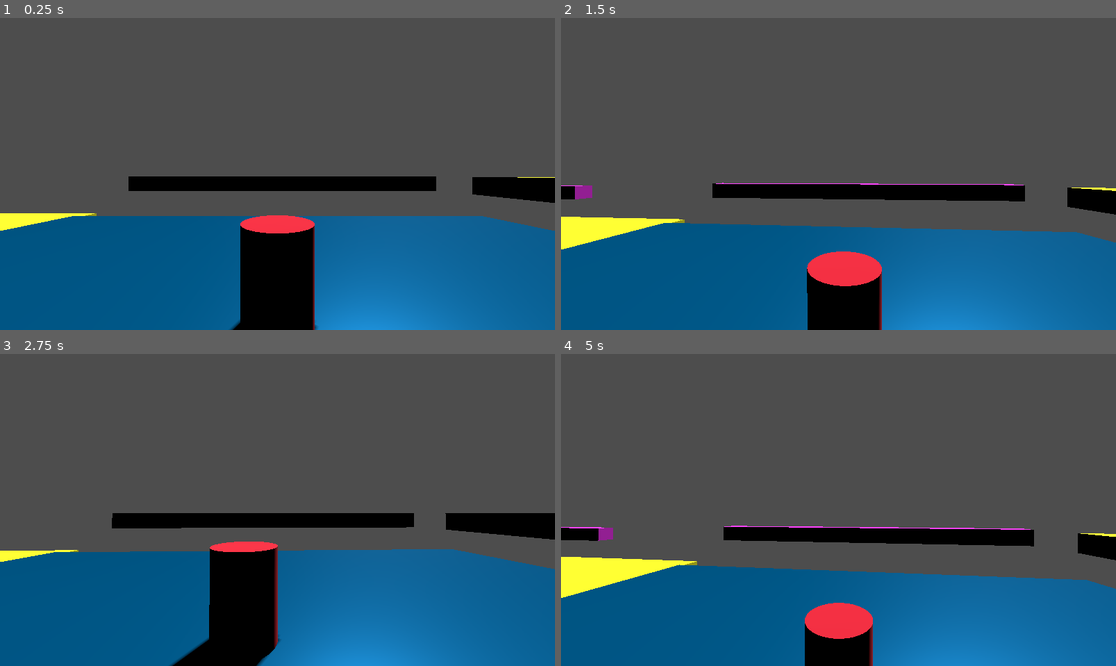
Above: before the commit, frames 1-4 (two rows, left to right).
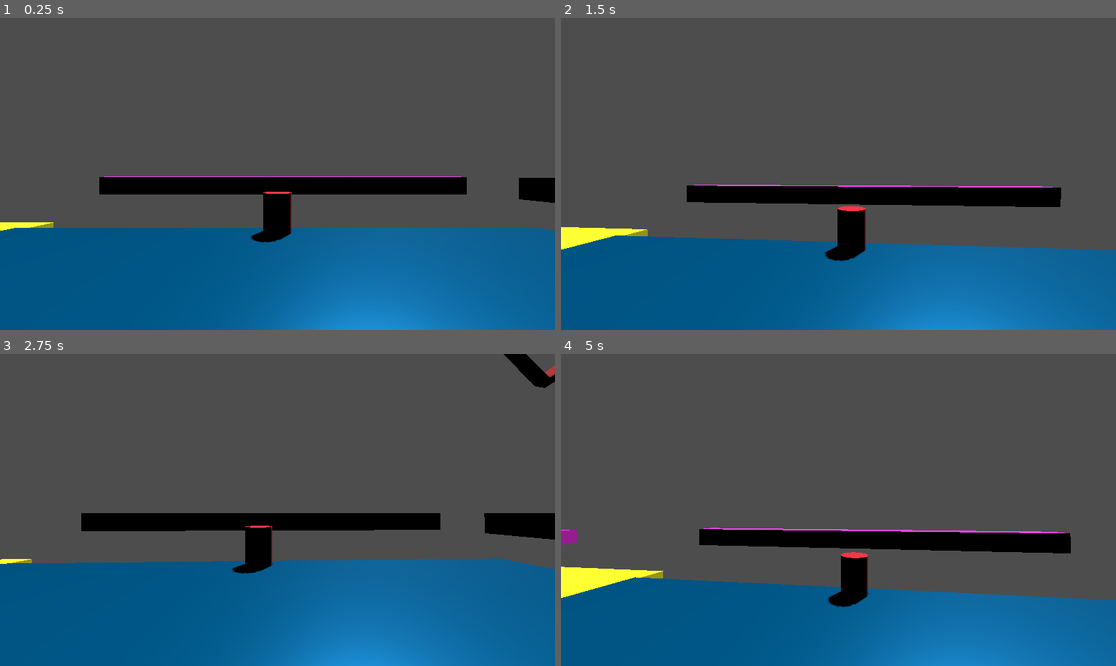
Above: after the commit, the same moments.

Repository: Charlie-Quin/Portals-
Game: Godot game, scene res://scenes/world.tscn
The game is run twice, just before and just after one commit, with the same random seed, the same clock (stepped at 60 frames per second) and the same inputs. Before the commit the project starts from res://world.tscn.
Inputs (mouse positions are in pixels of both pictures, inside the frame that each line leads up to):
- Up to frame 1 (0.25 s): no input
- Up to frame 2 (1.5 s): move the mouse to (866, 174) at 0.52 s; tap A (a) at 0.6 s; tap Space (jump) at 0.77 s; tap D (d) at 0.8, 1.35 s; move the mouse to (810, 174) at 1.27 s
- Up to frame 3 (2.75 s): tap Space (jump) at 1.52 s; tap S (s) at 1.55, 2.1 s; move the mouse to (288, 503) at 2.02 s; tap W (w) at 2.3 s
- Up to frame 4 (5 s): move the mouse to (832, 516) at 2.77 s; tap W (w) at 2.85 s; tap Space (jump) at 3.02, 3.77, 4.52 s; tap A (a) at 3.05, 3.6 s; move the mouse to (877, 513) at 3.52 s; tap D (d) at 3.8, 4.35 s; move the mouse to (794, 506) at 4.27 s; tap S (s) at 4.55 s

The runs differ from the first frame. In frame 1, 10% of the frame differs, in the area x 0-100%, y 50-100%; in frame 2, 12%, in the area x 0-100%, y 52-100%; in frame 3, 9.4%; in frame 4, 11%.

Commit message:
made portals look neat

Diff:
--- a/portal.gdshader
+++ /dev/null
@@ -1,15 +0,0 @@
-shader_type spatial;
-
-render_mode unshaded;
-
-uniform sampler2D texture_albedo : source_color;
-
-void vertex() {
-}
-
-void fragment() {
-	vec2 base_uv = UV;
-	base_uv = SCREEN_UV;
-	vec4 albedo_tex = texture(texture_albedo,base_uv);
-	ALBEDO = albedo_tex.rgb;
-}
--- a/project.godot
+++ b/project.godot
@@ -11,13 +11,13 @@
 [application]
 
 config/name="Portals!"
-run/main_scene="res://world.tscn"
+run/main_scene="res://scenes/world.tscn"
 config/features=PackedStringArray("4.2", "Forward Plus")
 config/icon="res://icon.svg"
 
 [autoload]
 
-Globals="*res://Globals.gd"
+Globals="*res://scripts/Globals.gd"
 
 [input]
 
--- a/camera_test.tscn
+++ b/scenes/camera_test.tscn
@@ -1,6 +1,6 @@
 [gd_scene load_steps=7 format=3 uid="uid://b87q4fcqlu0bh"]
 
-[ext_resource type="Script" path="res://Camera3D.gd" id="1_qrqo5"]
+[ext_resource type="Script" path="res://scripts/Camera3D.gd" id="1_qrqo5"]
 
 [sub_resource type="StandardMaterial3D" id="StandardMaterial3D_v2a31"]
 albedo_color = Color(0.168627, 0.0313726, 0.235294, 1)
--- /dev/null
+++ b/scenes/player.tscn
@@ -0,0 +1,36 @@
+[gd_scene load_steps=6 format=3 uid="uid://b7gkcloxvcyqv"]
+
+[ext_resource type="Script" path="res://scripts/player.gd" id="1_l14o8"]
+
+[sub_resource type="CapsuleShape3D" id="CapsuleShape3D_js4xe"]
+
+[sub_resource type="CapsuleMesh" id="CapsuleMesh_u5wyk"]
+
+[sub_resource type="StandardMaterial3D" id="StandardMaterial3D_cccij"]
+albedo_color = Color(1, 0.160784, 0.235294, 1)
+
+[sub_resource type="BoxMesh" id="BoxMesh_kgfux"]
+material = SubResource("StandardMaterial3D_cccij")
+size = Vector3(0.1, 0.1, 1)
+
+[node name="player" type="CharacterBody3D" groups=["portalAble"]]
+script = ExtResource("1_l14o8")
+
+[node name="CollisionShape3D" type="CollisionShape3D" parent="."]
+shape = SubResource("CapsuleShape3D_js4xe")
+
+[node name="MeshInstance3D" type="MeshInstance3D" parent="."]
+mesh = SubResource("CapsuleMesh_u5wyk")
+
+[node name="head" type="Node3D" parent="."]
+transform = Transform3D(1, 0, 0, 0, 1, 0, 0, 0, 1, 0, 0.881398, 0)
+
+[node name="neck" type="Node3D" parent="head"]
+
+[node name="Camera3D" type="Camera3D" parent="head/neck"]
+current = true
+
+[node name="MeshInstance3D" type="MeshInstance3D" parent="head/neck"]
+transform = Transform3D(1, 0, 0, 0, 1, 0, 0, 0, 1, 0, 0.478045, -0.772841)
+visible = false
+mesh = SubResource("BoxMesh_kgfux")
--- a/portal.tscn
+++ b/scenes/portal.tscn
@@ -1,7 +1,13 @@
-[gd_scene load_steps=11 format=3 uid="uid://bq1tkyat0bymw"]
+[gd_scene load_steps=14 format=3 uid="uid://bq1tkyat0bymw"]
 
-[ext_resource type="Script" path="res://portal.gd" id="1_4shek"]
-[ext_resource type="Shader" path="res://portal.gdshader" id="2_sig45"]
+[ext_resource type="Script" path="res://scripts/portal.gd" id="1_4shek"]
+[ext_resource type="Shader" path="res://shaders/portal.gdshader" id="2_sig45"]
+
+[sub_resource type="FastNoiseLite" id="FastNoiseLite_nhb8l"]
+frequency = 0.0391
+
+[sub_resource type="NoiseTexture2D" id="NoiseTexture2D_aaoam"]
+noise = SubResource("FastNoiseLite_nhb8l")
 
 [sub_resource type="ViewportTexture" id="ViewportTexture_53s85"]
 viewport_path = NodePath("SubViewport")
@@ -10,7 +16,10 @@
 resource_local_to_scene = true
 render_priority = 0
 shader = ExtResource("2_sig45")
+shader_parameter/portal_colour = Color(0.776471, 0, 0, 1)
+shader_parameter/scale = 3.0
 shader_parameter/texture_albedo = SubResource("ViewportTexture_53s85")
+shader_parameter/noise = SubResource("NoiseTexture2D_aaoam")
 
 [sub_resource type="PlaneMesh" id="PlaneMesh_eh4hp"]
 size = Vector2(2, 3)
@@ -34,15 +43,17 @@
 resource_local_to_scene = true
 material = SubResource("StandardMaterial3D_eea0a")
 
+[sub_resource type="CapsuleShape3D" id="CapsuleShape3D_uw2pb"]
+height = 2.42599
+
 [node name="portal1" type="Node3D"]
-transform = Transform3D(1, 0, 0, 0, 1, 0, 0, 0, 1, -3.94877, 0, 0)
 script = ExtResource("1_4shek")
 metadata/_edit_group_ = true
 
 [node name="sprite" type="Node3D" parent="."]
 
 [node name="portalMesh" type="MeshInstance3D" parent="sprite"]
-transform = Transform3D(-1, 8.74228e-08, 4.37114e-08, -4.37114e-08, 1.91069e-15, -1, -8.74228e-08, -1, 1.91069e-15, 0, 0, 0.137846)
+transform = Transform3D(-1, 8.74228e-08, 4.37114e-08, -4.37114e-08, 1.91069e-15, -1, -8.74228e-08, -1, 1.91069e-15, 0, 0, 0)
 material_override = SubResource("ShaderMaterial_kxjsn")
 mesh = SubResource("PlaneMesh_eh4hp")
 
@@ -51,6 +62,7 @@
 size = Vector2i(1920, 1080)
 
 [node name="Camera3D" type="Camera3D" parent="SubViewport"]
+visible = false
 
 [node name="MeshInstance3D" type="MeshInstance3D" parent="SubViewport/Camera3D"]
 transform = Transform3D(1, 1.55839e-22, -3.65072e-30, 0, -8.1562e-08, -1, -8.35188e-23, 1.86592, -4.37114e-08, 0, 0, 0.000337343)
@@ -78,3 +90,11 @@
 [node name="MeshInstance3D2" type="MeshInstance3D" parent="frame"]
 transform = Transform3D(2.11987, 0, 0, 0, 0.102374, 0, 0, 0, 0.416464, 0, -1.50095, 0)
 mesh = SubResource("BoxMesh_popph")
+
+[node name="objectDetector" type="Area3D" parent="."]
+
+[node name="CollisionShape3D" type="CollisionShape3D" parent="objectDetector"]
+shape = SubResource("CapsuleShape3D_uw2pb")
+
+[connection signal="body_entered" from="objectDetector" to="." method="_on_object_detector_body_entered"]
+[connection signal="body_exited" from="objectDetector" to="." method="_on_object_detector_body_exited"]
--- a/world.tscn
+++ b/scenes/world.tscn
@@ -1,9 +1,9 @@
-[gd_scene load_steps=22 format=3 uid="uid://c846xrm4uahcx"]
+[gd_scene load_steps=18 format=3 uid="uid://c846xrm4uahcx"]
 
-[ext_resource type="Shader" path="res://cutoff.gdshader" id="1_4j5p8"]
-[ext_resource type="Script" path="res://capsul.gd" id="2_powcp"]
-[ext_resource type="Script" path="res://player.gd" id="3_81ptb"]
-[ext_resource type="PackedScene" uid="uid://bq1tkyat0bymw" path="res://portal.tscn" id="3_td0wn"]
+[ext_resource type="Shader" path="res://shaders/cutoff.gdshader" id="1_4j5p8"]
+[ext_resource type="Script" path="res://scripts/capsul.gd" id="2_powcp"]
+[ext_resource type="PackedScene" uid="uid://bq1tkyat0bymw" path="res://scenes/portal.tscn" id="3_td0wn"]
+[ext_resource type="PackedScene" uid="uid://b7gkcloxvcyqv" path="res://scenes/player.tscn" id="4_qxofc"]
 
 [sub_resource type="FastNoiseLite" id="FastNoiseLite_yta80"]
 
@@ -49,17 +49,6 @@
 metallic = 0.67
 roughness = 0.28
 
-[sub_resource type="CapsuleShape3D" id="CapsuleShape3D_js4xe"]
-
-[sub_resource type="CapsuleMesh" id="CapsuleMesh_u5wyk"]
-
-[sub_resource type="StandardMaterial3D" id="StandardMaterial3D_cccij"]
-albedo_color = Color(1, 0.160784, 0.235294, 1)
-
-[sub_resource type="BoxMesh" id="BoxMesh_kgfux"]
-material = SubResource("StandardMaterial3D_cccij")
-size = Vector3(0.1, 0.1, 1)
-
 [node name="World" type="Node3D"]
 
 [node name="clipping stuff" type="Node3D" parent="."]
@@ -86,7 +75,7 @@
 skeleton = NodePath("../..")
 
 [node name="CSGMesh3D" type="CSGMesh3D" parent="clipping stuff"]
-transform = Transform3D(1, 0, 0, 0, 1, 0, 0, 0, 1, 0, -1.10902, -14.9363)
+transform = Transform3D(1, 0, 0, 0, 1, 0, 0, 0, 1, 0, -1.10902, -21.6445)
 use_collision = true
 mesh = SubResource("CylinderMesh_qkkxn")
 material = SubResource("StandardMaterial3D_uuctm")
@@ -96,7 +85,7 @@
 color = Color(0.352941, 0.615686, 0.184314, 1)
 
 [node name="portal2" parent="." node_paths=PackedStringArray("targetPortal") instance=ExtResource("3_td0wn")]
-transform = Transform3D(0.25011, 0, 0.968217, 0, 1, 0, -0.968217, 0, 0.25011, 5.09138, 0, 0)
+transform = Transform3D(-0.475899, -0.718988, 0.506533, -0.492309, 0.695022, 0.523999, -0.728801, 0, -0.684725, 4.50506, 4.20393, -4.46499)
 targetPortal = NodePath("../portal1")
 
 [node name="CSGBox3D" type="CSGBox3D" parent="."]
@@ -141,27 +130,8 @@
 size = Vector3(11.3444, 1, 24.8003)
 material = SubResource("StandardMaterial3D_uufj1")
 
-[node name="player" type="CharacterBody3D" parent="."]
-script = ExtResource("3_81ptb")
-
-[node name="CollisionShape3D" type="CollisionShape3D" parent="player"]
-shape = SubResource("CapsuleShape3D_js4xe")
-
-[node name="MeshInstance3D" type="MeshInstance3D" parent="player"]
-mesh = SubResource("CapsuleMesh_u5wyk")
-
-[node name="head" type="Node3D" parent="player"]
-transform = Transform3D(1, 0, 0, 0, 1, 0, 0, 0, 1, 0, 0.881398, 0)
-
-[node name="neck" type="Node3D" parent="player/head"]
-
-[node name="Camera3D" type="Camera3D" parent="player/head/neck"]
-current = true
-
-[node name="MeshInstance3D" type="MeshInstance3D" parent="player/head/neck"]
-transform = Transform3D(1, 0, 0, 0, 1, 0, 0, 0, 1, 0, 0.478045, -0.772841)
-visible = false
-mesh = SubResource("BoxMesh_kgfux")
+[node name="player" parent="." instance=ExtResource("4_qxofc")]
+transform = Transform3D(1, 0, 0, 0, 1, 0, 0, 0, 1, 0, 0, -2.22347)
 
 [node name="enviroment" type="Node3D" parent="."]
 
--- a/portal.gd
+++ b/scripts/portal.gd
@@ -79,3 +79,27 @@
 func is_behind(pos: Transform3D,byHowMuch : float = 0.0):
 	print(name," ",pos.origin.dot(basis.z))
 	return to_local(pos.origin).dot(basis.z) > byHowMuch;
+
+
+
+
+
+
+
+
+
+
+func _on_object_detector_body_entered(body):
+
+	if body.is_in_group("portalAble"):
+		body.currentPortal = self
+
+	pass # Replace with function body.
+
+
+func _on_object_detector_body_exited(body):
+
+	if body.is_in_group("portalAble") and body.currentPortal == self:
+		body.currentPortal = null
+
+	pass # Replace with function body.
--- /dev/null
+++ b/shaders/portal.gdshader
@@ -0,0 +1,27 @@
+shader_type spatial;
+
+render_mode unshaded;
+
+uniform sampler2D texture_albedo : source_color;
+
+uniform sampler2D noise;
+uniform vec4 portal_colour : source_color;
+uniform float scale = 1.0;
+
+void fragment() {
+	vec4 colour = texture(texture_albedo, SCREEN_UV);
+
+	float x = UV.x - 0.51;
+	float y = (UV.y - 0.53)/1.5;
+	x += texture(noise, UV + vec2(TIME/40.0, 0.0)).r/50.0;
+	y += texture(noise, UV + vec2(0.0, TIME/40.0)).r/50.0;
+	float r = sqrt(x*x + y*y);
+	if (r > 0.1 * scale) {
+		colour.rgba = vec4(0.0, 0.0, 0.0, 0.0);
+	} else if (r > 0.09 * scale) {
+		colour.rgba = portal_colour;
+	}
+
+	ALBEDO = colour.rgb;
+	ALPHA = colour.a;
+}
Renamed: Camera3D.gd -> scripts/Camera3D.gd
Renamed: Globals.gd -> scripts/Globals.gd
Renamed: capsul.gd -> scripts/capsul.gd
Renamed: player.gd -> scripts/player.gd
Renamed: cutoff.gdshader -> shaders/cutoff.gdshader
Renamed: portal2.gdshader -> shaders/portal2.gdshader
